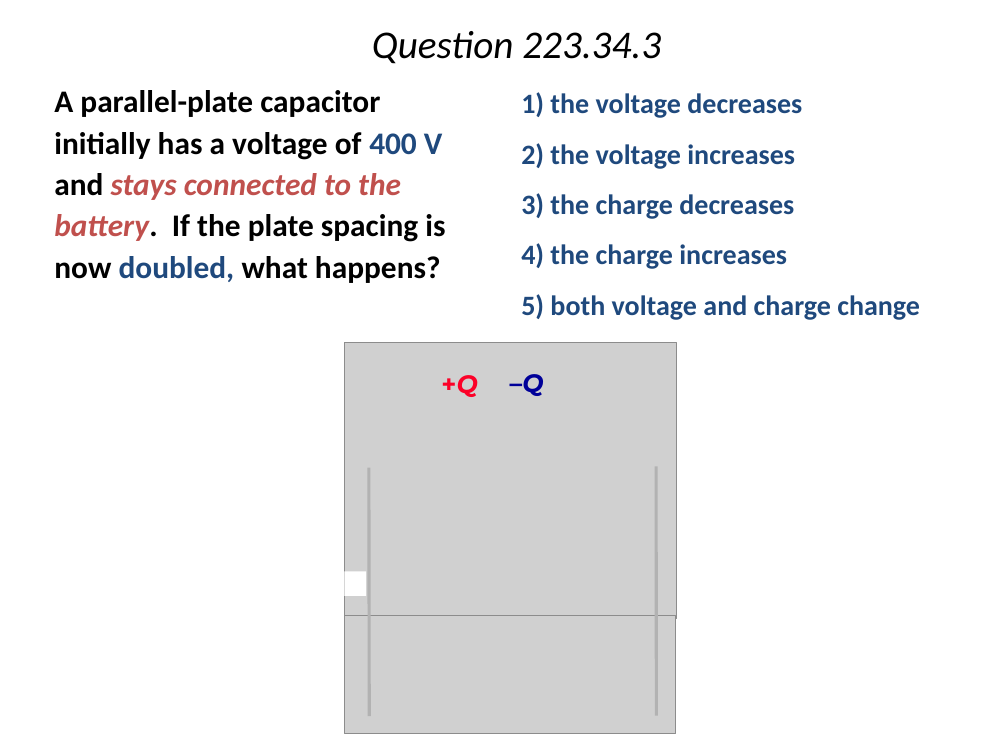
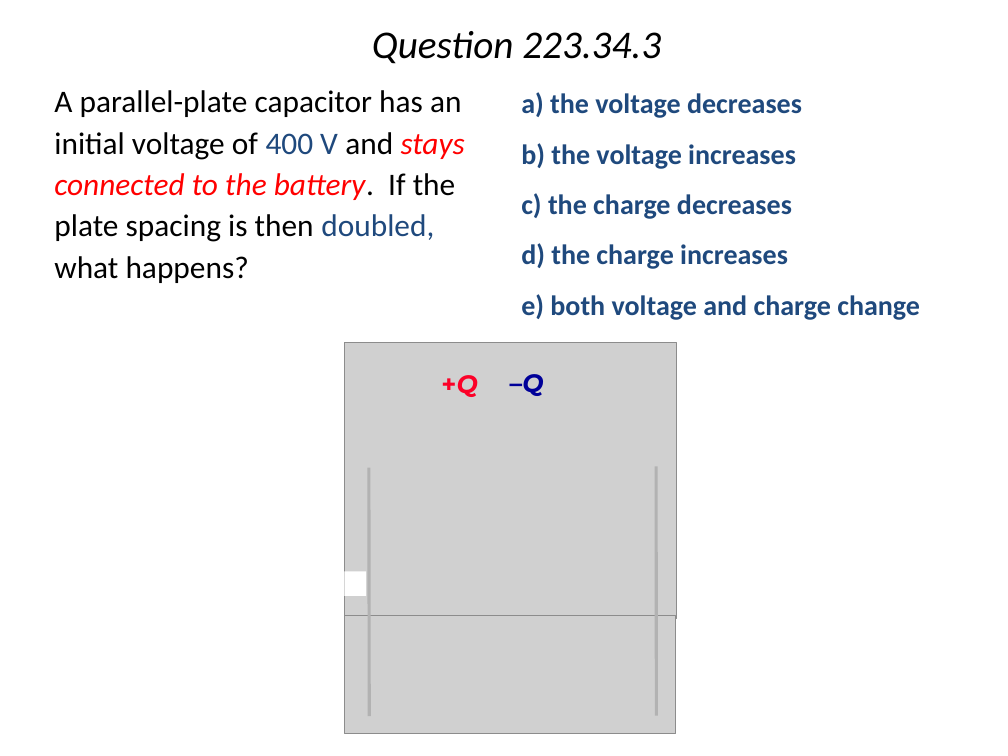
Before and after one commit to rtlines/PH223-Engineering-Physics, a slide deck: slide 9 of Slides/PH223_Lecture_34.pptx. Drawn at 1008x756 pixels with LibreOffice and Linux fonts; fonts in the diff are those of the drawing; grey boxes stand for pictures. Boxes give left, top, right and bottom in pixels: in the first picture for what was removed or moved away, otherwise in the second. Text is boxed around its words. In the diff, an @@ line names an element or a change of style, - is before the commit and + after.

```diff
--- a/Slides/PH223_Lecture_34.pptx
+++ b/Slides/PH223_Lecture_34.pptx
@@ text at <box>54,90,465,283</box>: text changed; bold off @@
-A parallel-plate capacitor initially has a voltage of 400 V and stays connected to the battery. If the plate spacing is now doubled, what happens?
+A parallel-plate capacitor has an initial voltage of 400 V and stays connected to the battery. If the plate spacing is then doubled, what happens?
@@ text at <box>521,92,920,320</box>: text changed @@
-1) the voltage decreases
-2) the voltage increases
-3) the charge decreases
-4) the charge increases
-5) both voltage and charge change
+a) the voltage decreases
+b) the voltage increases
+c) the charge decreases
+d) the charge increases
+e) both voltage and charge change
```
Also in this commit, not shown: 9 other slides changed, 4 other files.
